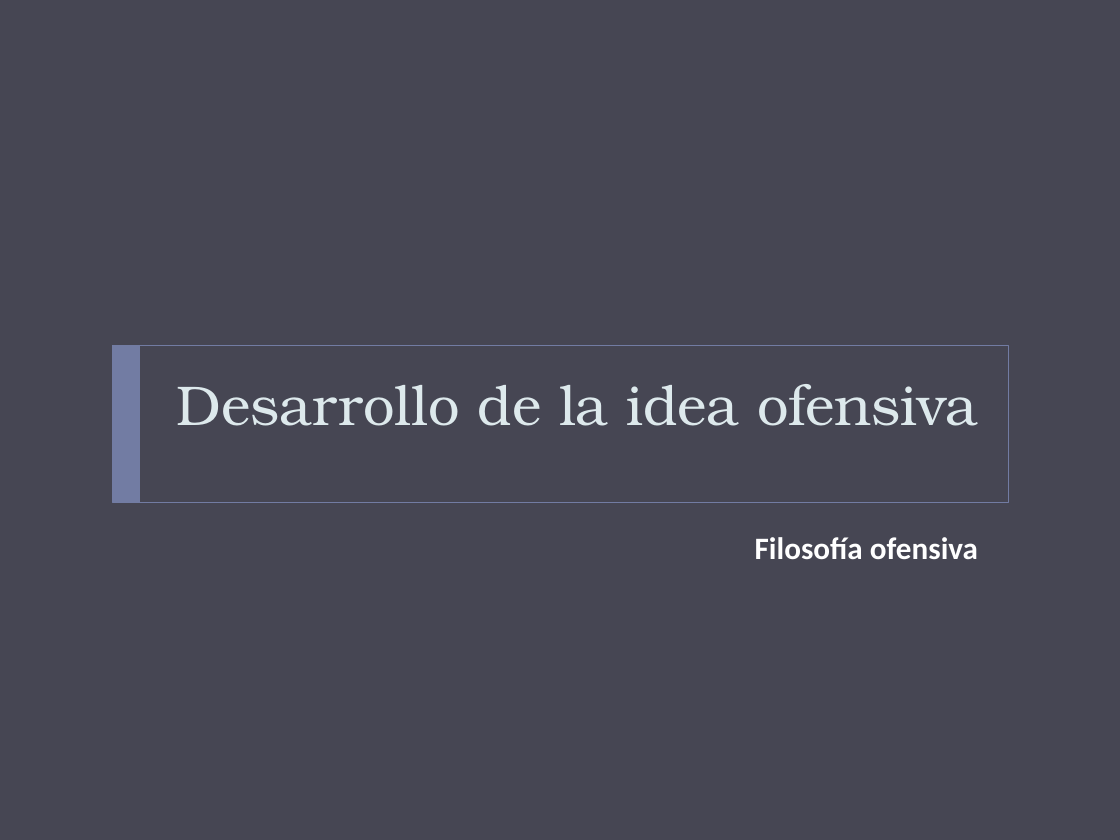
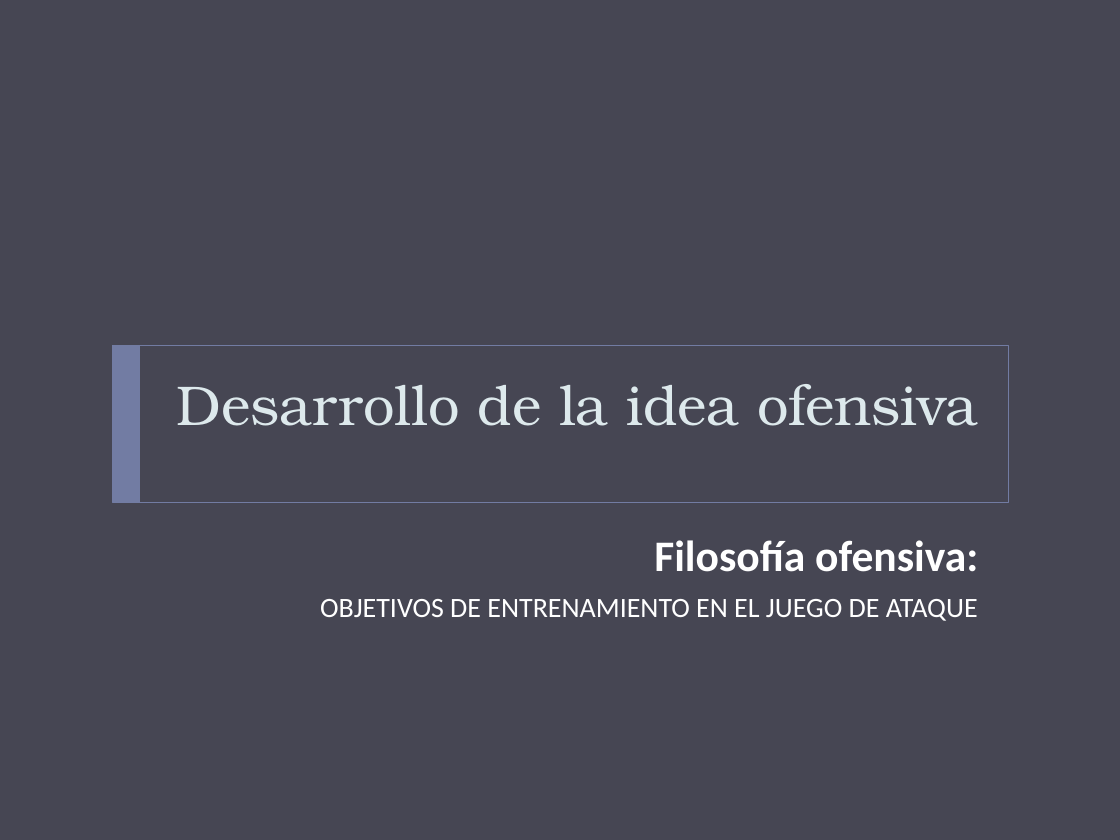
Before and after one commit to jahama/lbh_planificacion_temp_2011-12, a slide deck: slide 7 of ataque/modelo-juego-ofensivo.pptx. Drawn at 1120x840 pixels with LibreOffice and Linux fonts; fonts in the diff are those of the drawing. Boxes give left, top, right and bottom in pixels: in the first picture for what was removed or moved away, otherwise in the second. Text is boxed around its words. In the diff, an @@ line names an element or a change of style, - is before the commit and + after.

```diff
--- a/ataque/modelo-juego-ofensivo.pptx
+++ b/ataque/modelo-juego-ofensivo.pptx
@@ text at [320, 540, 978, 621]: text changed; size 20 to 18 pt; bold off @@
-Filosofía ofensiva
+Filosofía ofensiva:
+OBJETIVOS DE ENTRENAMIENTO EN EL JUEGO DE ATAQUE
```
Also in this commit, not shown: 6 other slides changed, 20 slides added, 2 other files.
